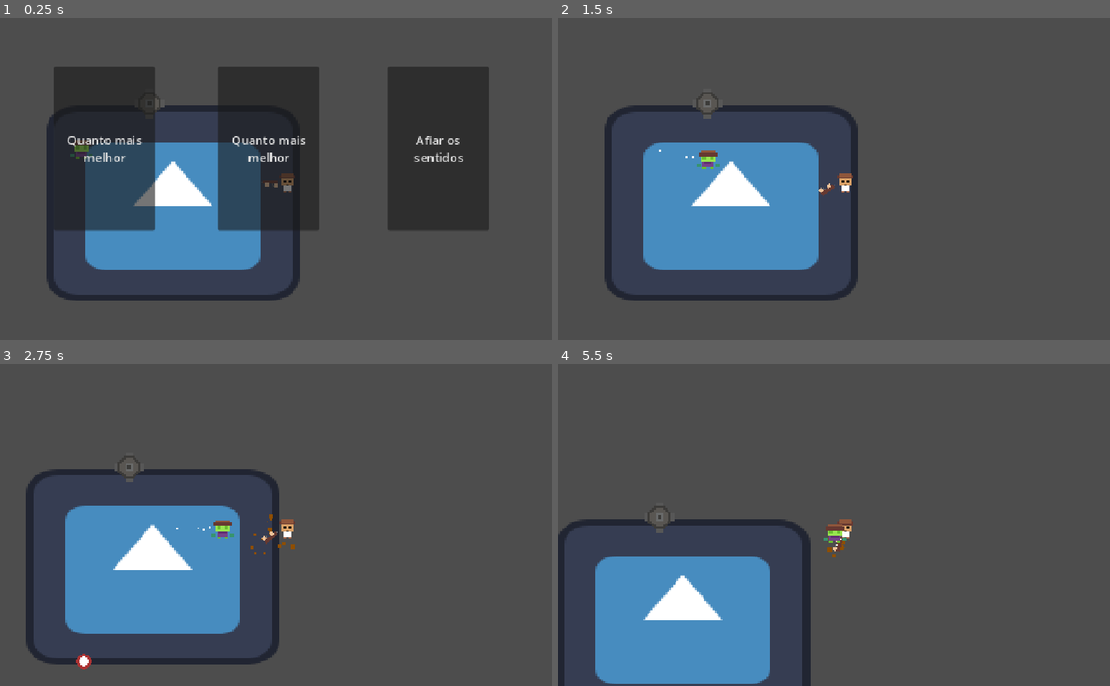
Above: before the commit, frames 1-4 (two rows, left to right).
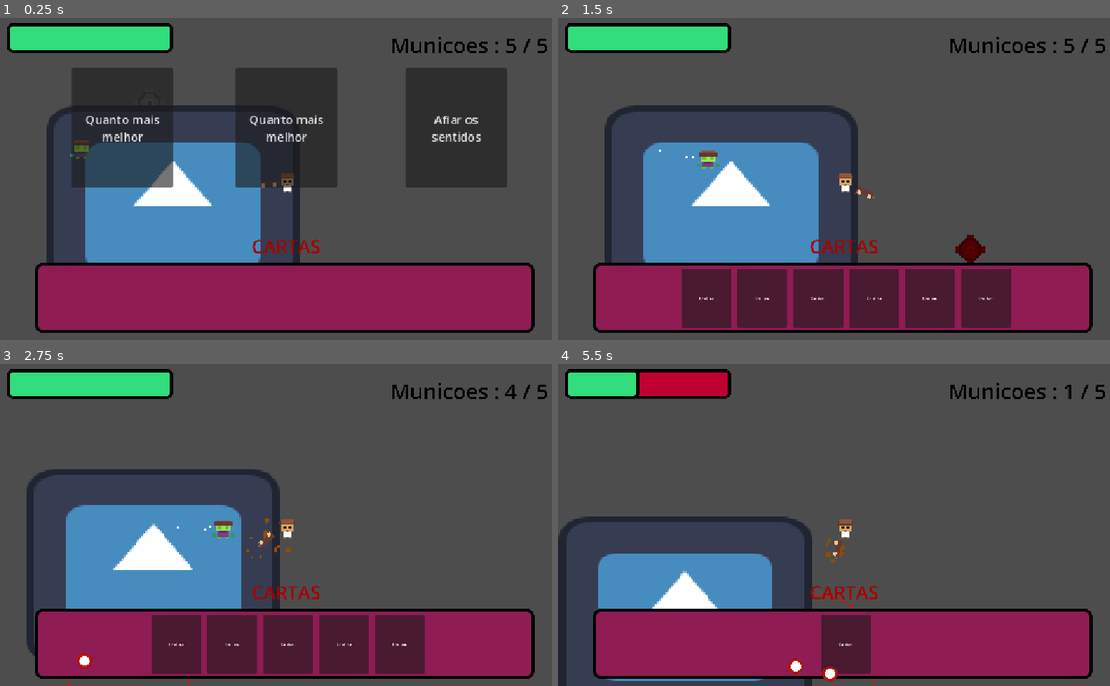
Above: after the commit, the same moments.

Repository: MaAraujooliveira/fusion-project
Game: Godot game, scene res://Tests.tscn
Same seed, same stepped clock (60 frames per second), same inputs: the game is played once before the commit and once after it. The engine's default icon, where the game draws it, is replaced by a stand-in: a white triangle on a blue panel in a dark square.
Inputs (mouse positions are in pixels of both pictures, inside the frame that each line leads up to):
- Up to frame 1 (0.25 s): no input
- Up to frame 2 (1.5 s): click "Quanto mais melhor" at 0.5 s; click (679, 298) at 1.25 s, where only the run after the commit has a clickable "Canhao"
- Up to frame 3 (2.75 s): click (149, 644) at 2 s, where only the run after the commit has a clickable "Canhao"
- Up to frame 4 (5.5 s): click (734, 644) at 2.75 s, where only the run after the commit has a clickable "Canhao"; click (762, 644) at 3.5 s, where only the run after the commit has a clickable "Canhao"; click (789, 644) at 4.25 s, where only the run after the commit has a clickable "Canhao"; click (817, 644) at 5 s, where only the run after the commit has a clickable "Canhao"

The runs differ from the first frame. In frame 1, 39% of the frame differs, in the area x 1-100%, y 1-98%; in frame 2, 24%; in frame 3, 24%; in frame 4, 26%.

Commit message:
torretas + cartas

Diff:
--- a/fusionproject/Bala/bala.tscn
+++ b/fusionproject/Bala/bala.tscn
@@ -16,4 +16,10 @@
 [node name="CollisionShape2D" type="CollisionShape2D" parent="." unique_id=1409253931]
 shape = SubResource("CircleShape2D_kdvvt")
 
+[node name="PointLight2D" type="PointLight2D" parent="." unique_id=474088018]
+scale = Vector2(4, 4)
+energy = 1.54
+blend_mode = 2
+texture = ExtResource("1_ugrv2")
+
 [connection signal="body_entered" from="." to="." method="_on_body_entered"]
--- a/fusionproject/Enemys/Zombie/Zombie.tscn
+++ b/fusionproject/Enemys/Zombie/Zombie.tscn
@@ -26,5 +26,6 @@
 [node name="EnemyStats" parent="." unique_id=1969344054 node_paths=PackedStringArray("enemy", "enemy_sprite") instance=ExtResource("3_shyxk")]
 enemy = NodePath("..")
 enemy_sprite = NodePath("../Sprite2D")
+damage = 2
 
 [node name="CPUParticles2D2" parent="." unique_id=1151170088 instance=ExtResource("4_e5qiq")]
--- /dev/null
+++ b/fusionproject/Powerups/Cards/Basecard.tscn
@@ -0,0 +1,8 @@
+[gd_scene format=3 uid="uid://bw7gsrdykhffy"]
+
+[ext_resource type="Script" uid="uid://bjvvj651bcksm" path="res://card.gd" id="1_hvaon"]
+
+[node name="Card" type="Button" unique_id=474845275]
+offset_right = 91.0
+offset_bottom = 137.0
+script = ExtResource("1_hvaon")
--- /dev/null
+++ b/fusionproject/Powerups/Cards/cards_dictionary.gd
@@ -0,0 +1,8 @@
+extends Node
+
+var cards := {
+	"Canhao":{
+		"Name":"Canhao",
+		"Build":preload("res://Torretas/Canhao/Canhao.tscn")
+	}
+}
--- a/fusionproject/Powerups/control.gd
+++ b/fusionproject/Powerups/control.gd
@@ -2,6 +2,7 @@
 class_name Buff
 
 @export var player : CharacterBody2D
+@export var cards : Cards_manager
 @export var player_stats : PlayerStats
 
 var buttons : Array
@@ -36,6 +37,7 @@
 	$Label.text = ""
 
 func aplicar_buff(buff):
+	cards.add_to_ui()
 	buff.aplicar(player, player_stats)
 	visible = false
 	get_tree().paused = false
--- a/fusionproject/Powerups/control.tscn
+++ b/fusionproject/Powerups/control.tscn
@@ -18,7 +18,7 @@
 offset_left = 88.0
 offset_top = -487.0
 offset_right = 224.0
-offset_bottom = -267.0
+offset_bottom = -326.3333
 scale = Vector2(3, 3)
 text = "Power2"
 autowrap_mode = 3
@@ -30,7 +30,7 @@
 offset_left = -572.0
 offset_top = -487.0
 offset_right = -436.0
-offset_bottom = -267.0
+offset_bottom = -326.3333
 scale = Vector2(3, 3)
 text = "Power1"
 autowrap_mode = 3
@@ -42,7 +42,7 @@
 offset_left = 772.0
 offset_top = -487.0
 offset_right = 908.0
-offset_bottom = -267.0
+offset_bottom = -326.3333
 scale = Vector2(3, 3)
 text = "Power3"
 autowrap_mode = 3
@@ -52,9 +52,9 @@
 z_index = 3
 layout_mode = 0
 offset_left = -572.0
-offset_top = 251.0
+offset_top = -70.0
 offset_right = 1155.0
-offset_bottom = 551.0
+offset_bottom = 230.0
 theme_override_colors/font_color = Color(0, 0, 0, 1)
 theme_override_font_sizes/font_size = 75
 horizontal_alignment = 1
--- a/fusionproject/Torretas/Canhao/Canhao.tscn
+++ b/fusionproject/Torretas/Canhao/Canhao.tscn
@@ -10,10 +10,8 @@
 [sub_resource type="CircleShape2D" id="CircleShape2D_gcbsp"]
 radius = 125.035995
 
-[sub_resource type="CircleShape2D" id="CircleShape2D_sv21v"]
-radius = 55.0
-
 [node name="Canhao" type="Node2D" unique_id=1245487388 node_paths=PackedStringArray("stats", "distance", "weakpons")]
+z_index = -1
 script = ExtResource("1_8ybl1")
 stats = NodePath("TurretStats")
 distance = NodePath("GetEnemyDist2")
@@ -43,10 +41,5 @@
 [node name="CollisionShape2D" type="CollisionShape2D" parent="Area2D" unique_id=1753751773]
 shape = SubResource("CircleShape2D_gcbsp")
 
-[node name="StaticBody2D" type="StaticBody2D" parent="." unique_id=430024945]
-
-[node name="CollisionShape2D" type="CollisionShape2D" parent="StaticBody2D" unique_id=1378588437]
-shape = SubResource("CircleShape2D_sv21v")
-
 [connection signal="mouse_entered" from="Area2D" to="." method="_on_area_2d_mouse_entered"]
 [connection signal="mouse_exited" from="Area2D" to="." method="_on_area_2d_mouse_exited"]
--- a/fusionproject/Torretas/Canhao/canhao.gd
+++ b/fusionproject/Torretas/Canhao/canhao.gd
@@ -5,15 +5,28 @@
 @export var weakpons : WeakponsTurret
 
 var on_mouse := false
+var on_spawned := false
+
+func seguir_mouse():
+	if not on_spawned:
+		global_position = get_global_mouse_position()
+	if Input.is_action_just_pressed("PlaceTower"):
+		global_position = global_position
+		on_spawned = true
+
 func _process(delta: float) -> void:
+	seguir_mouse()
+	if not on_spawned:return
+	var target = distance.find_target()
 	if on_mouse:
 		queue_redraw()
 	weakpons.timer_arma += delta
 	if weakpons.timer_arma >= weakpons.cooldown:
-		var target = distance.find_target()
 		if target:
 			var final_dir = (target.global_position - global_position).normalized()
-			weakpons.atirar(final_dir, 3)
+			weakpons.atirar(final_dir, 1)
+	if target:
+		look_at(target.global_position)
 
 func _draw():
 	if not on_mouse:
--- a/fusionproject/Torretas/TurretAttacks/TurretAttacks.gd
+++ b/fusionproject/Torretas/TurretAttacks/TurretAttacks.gd
@@ -19,7 +19,7 @@
 
 	timer_arma = 0
 
-	var spread_total = 30.0 # graus
+	var spread_total = 12.5 # graus
 
 	for i in range(qtd):
 		if not bala_scene:
--- /dev/null
+++ b/fusionproject/card.gd
@@ -0,0 +1,24 @@
+extends Button
+class_name CardButton
+
+var build_scene : PackedScene
+var can_use := true
+
+func iniciar(Name, build: PackedScene):
+	text = Name
+	build_scene = build
+
+	pressed.connect(_on_pressed)
+
+func _on_pressed():
+	if not can_use:
+		return
+
+	aplicar_build()
+
+func aplicar_build():
+	if build_scene:
+		var build = build_scene.instantiate()
+		get_tree().current_scene.add_child(build)
+
+	queue_free()
--- a/fusionproject/player/Player.tscn
+++ b/fusionproject/player/Player.tscn
@@ -9,15 +9,56 @@
 [ext_resource type="PackedScene" uid="uid://b2pc46ugo2dwf" path="res://Powerups/control.tscn" id="6_aqcbf"]
 [ext_resource type="Texture2D" uid="uid://cntqcme433ufj" path="res://player/arma.png" id="7_06mnu"]
 [ext_resource type="Script" uid="uid://c8w4cxgm8pmvf" path="res://player/sprite_2d_2.gd" id="8_mhpjh"]
+[ext_resource type="Script" uid="uid://dtbcojrgbri8u" path="res://player/cards_manager.gd" id="10_ndjxb"]
+[ext_resource type="PackedScene" uid="uid://bw7gsrdykhffy" path="res://Powerups/Cards/Basecard.tscn" id="11_5qrx2"]
 
 [sub_resource type="CircleShape2D" id="CircleShape2D_83hs8"]
 radius = 24.020824
+
+[sub_resource type="CircleShape2D" id="CircleShape2D_mhpjh"]
+radius = 26.019224
+
+[sub_resource type="StyleBoxFlat" id="StyleBoxFlat_mhpjh"]
+bg_color = Color(0.7490196, 0, 0.2, 1)
+border_width_left = 12
+border_width_top = 12
+border_width_right = 12
+border_width_bottom = 12
+border_color = Color(0, 0, 0, 1)
+corner_radius_top_left = 22
+corner_radius_top_right = 22
+corner_radius_bottom_right = 22
+corner_radius_bottom_left = 22
+
+[sub_resource type="StyleBoxFlat" id="StyleBoxFlat_ndjxb"]
+bg_color = Color(0.19215687, 0.8666667, 0.49019608, 1)
+border_width_left = 12
+border_width_top = 12
+border_width_right = 12
+border_width_bottom = 12
+border_color = Color(0, 0, 0, 1)
+corner_radius_top_left = 22
+corner_radius_top_right = 22
+corner_radius_bottom_right = 22
+corner_radius_bottom_left = 22
+
+[sub_resource type="StyleBoxFlat" id="StyleBoxFlat_5qrx2"]
+bg_color = Color(0.5615118, 0.10902942, 0.3254505, 1)
+border_width_left = 12
+border_width_top = 12
+border_width_right = 12
+border_width_bottom = 12
+border_color = Color(0, 0, 0, 1)
+corner_radius_top_left = 32
+corner_radius_top_right = 32
+corner_radius_bottom_right = 32
+corner_radius_bottom_left = 32
 
 [node name="Player" type="CharacterBody2D" unique_id=1938843242 node_paths=PackedStringArray("camera", "buff", "weakpons", "stats") groups=["Player"]]
 script = ExtResource("1_3c3w1")
 camera = NodePath("Camera2D")
 buff = NodePath("Control")
-weakpons = NodePath("Weakpns")
+weakpons = NodePath("Weakpons")
 stats = NodePath("PlayerStats")
 
 [node name="Sprite2D" type="Sprite2D" parent="." unique_id=831078042]
@@ -56,28 +97,88 @@
 scale_amount_max = 21.62
 color = Color(0.55810267, 0.30513573, 9.62615e-08, 1)
 
-[node name="Weakpns" parent="." unique_id=103949153 node_paths=PackedStringArray("player", "stats") instance=ExtResource("3_83hs8")]
-recuo = 1
-bala_scene = ExtResource("4_x8kxw")
-player = NodePath("..")
-stats = NodePath("../PlayerStats")
-
-[node name="PlayerStats" parent="." unique_id=520496112 instance=ExtResource("3_wnvi2")]
-bullet_speed = 1250
-
-[node name="Control" parent="." unique_id=369149832 node_paths=PackedStringArray("player", "player_stats") instance=ExtResource("6_aqcbf")]
-visible = false
-offset_left = -364.0
-offset_top = 34.0
-offset_right = -324.0
-offset_bottom = 74.0
-player = NodePath("..")
-player_stats = NodePath("../PlayerStats")
-
 [node name="Sprite2D2" type="Sprite2D" parent="." unique_id=1713708459 node_paths=PackedStringArray("player")]
 position = Vector2(-70, 10.000001)
 scale = Vector2(5, 5)
 texture = ExtResource("7_06mnu")
 script = ExtResource("8_mhpjh")
 player = NodePath("..")
-radius = 75.0
+
+[node name="Label" type="Label" parent="." unique_id=1808054223]
+offset_left = 340.0
+offset_top = -648.0
+offset_right = 1133.0
+offset_bottom = -432.0
+theme_override_colors/font_color = Color(0, 0, 0, 1)
+theme_override_font_sizes/font_size = 85
+text = "10/INF"
+horizontal_alignment = 1
+vertical_alignment = 1
+
+[node name="Area2D" type="Area2D" parent="." unique_id=716946351]
+
+[node name="CollisionShape2D" type="CollisionShape2D" parent="Area2D" unique_id=2086861656]
+position = Vector2(4, 17)
+shape = SubResource("CircleShape2D_mhpjh")
+
+[node name="PlayerStats" parent="." unique_id=520496112 node_paths=PackedStringArray("sprite") instance=ExtResource("3_wnvi2")]
+hp = 35.0
+sprite = NodePath("../Sprite2D")
+bullet_speed = 1250
+picked_qtd = 10
+
+[node name="Control" parent="." unique_id=369149832 node_paths=PackedStringArray("player", "cards", "player_stats") instance=ExtResource("6_aqcbf")]
+offset_left = -292.0
+offset_top = 40.0
+offset_right = -252.0
+offset_bottom = 80.0
+player = NodePath("..")
+cards = NodePath("../cardsManager")
+player_stats = NodePath("../PlayerStats")
+
+[node name="Weakpons" parent="." unique_id=103949153 node_paths=PackedStringArray("player", "stats") instance=ExtResource("3_83hs8")]
+recuo = 1
+bala_scene = ExtResource("4_x8kxw")
+player = NodePath("..")
+stats = NodePath("../PlayerStats")
+
+[node name="ProgressBar" type="ProgressBar" parent="." unique_id=2022590308]
+offset_left = -1124.0
+offset_top = -627.0
+offset_right = -456.0
+offset_bottom = -509.0
+theme_override_styles/background = SubResource("StyleBoxFlat_mhpjh")
+theme_override_styles/fill = SubResource("StyleBoxFlat_ndjxb")
+value = 22.0
+show_percentage = false
+
+[node name="GraphFrame" type="GraphFrame" parent="." unique_id=1218481767]
+offset_left = -1011.0
+offset_top = 298.0
+offset_right = 998.0
+offset_bottom = 620.0
+theme_override_styles/panel = SubResource("StyleBoxFlat_5qrx2")
+
+[node name="cardsManager" type="HBoxContainer" parent="." unique_id=838978963 node_paths=PackedStringArray("stats")]
+offset_left = -936.0
+offset_top = 362.0
+offset_right = 951.0
+offset_bottom = 597.0
+theme_override_constants/separation = 25
+alignment = 1
+script = ExtResource("10_ndjxb")
+cards_ui_scene = ExtResource("11_5qrx2")
+stats = NodePath("../PlayerStats")
+
+[node name="Label2" type="Label" parent="." unique_id=1486301069]
+offset_left = -259.0
+offset_top = 219.0
+offset_right = 257.0
+offset_bottom = 322.0
+theme_override_colors/font_color = Color(0.64705884, 0, 0, 1)
+theme_override_font_sizes/font_size = 75
+text = "CARTAS"
+horizontal_alignment = 1
+vertical_alignment = 1
+
+[connection signal="body_entered" from="Area2D" to="." method="_on_area_2d_body_entered"]
--- a/fusionproject/player/Stats/stats.gd
+++ b/fusionproject/player/Stats/stats.gd
@@ -2,7 +2,25 @@
 class_name PlayerStats
 
 @export var hp := 10.0
+@export var sprite : Sprite2D
 @export var speed := 600.0
 @export var damage := 1.0
 @export var bullet_speed := 750
 @export var bullets_qtd := 1
+@export var picked_qtd := 1
+
+var max_hp
+
+func _ready() -> void:
+	max_hp = hp
+
+func take_damage(amount):
+	hp -= amount
+	await piscar(Color.RED,0.25)
+	if hp <= 0:
+		get_tree().reload_current_scene()
+
+func piscar(color,time):
+	sprite.modulate = color
+	await get_tree().create_timer(time).timeout
+	sprite.modulate = Color.WHITE
--- a/fusionproject/player/Weakpons/weakpons.gd
+++ b/fusionproject/player/Weakpons/weakpons.gd
@@ -6,6 +6,11 @@
 @export var player : CharacterBody2D
 @export var stats : PlayerStats
 
+var municoes := INF
+var max_municoes := 5
+var municoes_ativas := 5
+var min_municoes := 0
+
 var timer_arma := 0.0
 var cooldown := 1.5
 
@@ -13,15 +18,19 @@
 func _process(delta):
 	timer_arma += delta
 
+func recaregar():
+	municoes_ativas = max_municoes
 
 func atirar(dir: Vector2, qtd: int):
-	if timer_arma < cooldown:
-		return
+	if timer_arma < cooldown:return
+	if municoes_ativas <= min_municoes:return
 
 	timer_arma = 0
 	player.recoil_velocity -= dir * recuo
+	municoes_ativas -= 1
 
 	var spread_total = 15.0 # graus
+
 
 	for i in range(qtd):
 		if not bala_scene:
--- /dev/null
+++ b/fusionproject/player/cards_manager.gd
@@ -0,0 +1,53 @@
+extends HBoxContainer
+class_name Cards_manager
+
+@export var size_x := 200
+@export var cards_ui_scene : PackedScene
+@export var stats : PlayerStats
+
+var using_card := false
+var cards_dic = CardsDictionary.cards
+var max_cards := 7
+
+# 🎯 Pega cartas aleatórias
+func pick_random_cards() -> Array:
+	var picked_cards := []
+	var qtd = min(stats.picked_qtd, max_cards)
+
+	for i in range(qtd):
+		var key = cards_dic.keys().pick_random()
+		var card = cards_dic[key]
+		picked_cards.append(card)
+
+	return picked_cards
+
+# 🎯 Cria as cartas na tela
+func add_to_ui():
+	var picked = pick_random_cards()
+	using_card = true
+
+	for card in picked:
+		var card_ui = cards_ui_scene.instantiate() as CardButton
+
+		card_ui.custom_minimum_size = Vector2(size_x, 100)
+		card_ui.iniciar(card["Name"], card["Build"])
+
+		# conecta o clique
+		card_ui.pressed.connect(_on_card_pressed)
+
+		add_child(card_ui)
+
+# 🎯 Quando uma carta é clicada
+func _on_card_pressed():
+	if not using_card:
+		return
+
+	var center = get_viewport().get_visible_rect().size / 2
+	Input.warp_mouse(center)
+
+	using_card = false
+
+	# 🚫 bloqueia TODAS as cartas
+	for child in get_children():
+		if child is CardButton:
+			child.disabled = false
--- a/fusionproject/player/player.gd
+++ b/fusionproject/player/player.gd
@@ -7,6 +7,10 @@
 var recoil_velocity := Vector2.ZERO
 
 func _ready() -> void:
+	$Label.text = "Municoes : " + str(weakpons.municoes_ativas) + " / " + str(weakpons.max_municoes)
+	$ProgressBar.max_value = stats.max_hp
+	$ProgressBar.value = stats.hp
+
 	buff.mostrar_ui()
 
 func _physics_process(delta: float) -> void:
@@ -37,6 +41,12 @@
 
 func _process(delta: float) -> void:
 	weakpons.timer_arma += delta
+
+	$Label.text = "Municoes : " + str(weakpons.municoes_ativas) + " / " + str(weakpons.max_municoes)
+
+	$ProgressBar.max_value = stats.max_hp
+	$ProgressBar.value = stats.hp
+
 	if Input.is_action_pressed("shoot") and weakpons.timer_arma >= weakpons.cooldown:
 		var final_dir = (get_global_mouse_position() - $Sprite2D2.global_position)
 		$CPUParticles2D2.direction = -final_dir
@@ -45,3 +55,16 @@
 		weakpons.atirar(final_dir,stats.bullets_qtd)
 		await get_tree().create_timer(0.25).timeout
 		$CPUParticles2D2.emitting = false
+
+	if Input.is_action_just_pressed("Recaregar") and weakpons.municoes_ativas < weakpons.max_municoes:
+		set_physics_process(false)
+		weakpons.recaregar()
+		await get_tree().create_timer(1.5).timeout
+		set_physics_process(true)
+
+
+func _on_area_2d_body_entered(body: Node2D) -> void:
+	if body.is_in_group("Enemy"):
+		var enemy_stats := body.get_node("EnemyStats") as EnemyStats
+		enemy_stats.take_damage(stats.damage)
+		stats.take_damage(enemy_stats.damage)
--- a/fusionproject/player/sprite_2d_2.gd
+++ b/fusionproject/player/sprite_2d_2.gd
@@ -2,18 +2,18 @@
 
 @export var player : CharacterBody2D
 @export var radius := 100.0
-@export var speed := 2.0
-
-var angle := 0.0
 
 func _process(delta):
 	if not player:
 		return
 
+	# direção do mouse
 	var dir = get_global_mouse_position() - player.global_position
 	var angle = dir.angle()
 
+	# posição da arma orbitando o player
 	var offset = Vector2(cos(angle), sin(angle)) * radius
 	global_position = player.global_position + offset
 
-	look_at(get_global_mouse_position())
+	# arma sempre olha para o mouse
+	rotation = angle
--- a/fusionproject/project.godot
+++ b/fusionproject/project.godot
@@ -18,6 +18,7 @@
 [autoload]
 
 BuffManager="*uid://22olrsmrdd45"
+CardsDictionary="*uid://dilbalvosi6jo"
 
 [display]
 
@@ -59,6 +60,16 @@
 "events": [Object(InputEventMouseButton,"resource_local_to_scene":false,"resource_name":"","device":-1,"window_id":0,"a …(253 unchanged characters)…
 ]
 }
+Recaregar={
+"deadzone": 0.2,
+"events": [Object(InputEventKey,"resource_local_to_scene":false,"resource_name":"","device":-1,"window_id":0,"alt_pressed":false,"shift_pressed":false,"ctrl_pressed":false,"meta_pressed":false,"pressed":false,"keycode":0,"physical_keycode":32,"key_label":0,"unicode":32,"location":0,"echo":false,"script":null)
+]
+}
+PlaceTower={
+"deadzone": 0.2,
+"events": [Object(InputEventMouseButton,"resource_local_to_scene":false,"resource_name":"","device":-1,"window_id":0,"alt_pressed":false,"shift_pressed":false,"ctrl_pressed":false,"meta_pressed":false,"button_mask":0,"position":Vector2(0, 0),"global_position":Vector2(0, 0),"factor":1.0,"button_index":1,"canceled":false,"pressed":false,"double_click":false,"script":null)
+]
+}
 
 [physics]
 
Not shown, added: fusionproject/Powerups/Cards/cards_dictionary.gd.uid
Not shown, added: fusionproject/card.gd.uid
Binary file changed: fusionproject/player/arma.png
Not shown, added: fusionproject/player/cards_manager.gd.uid
